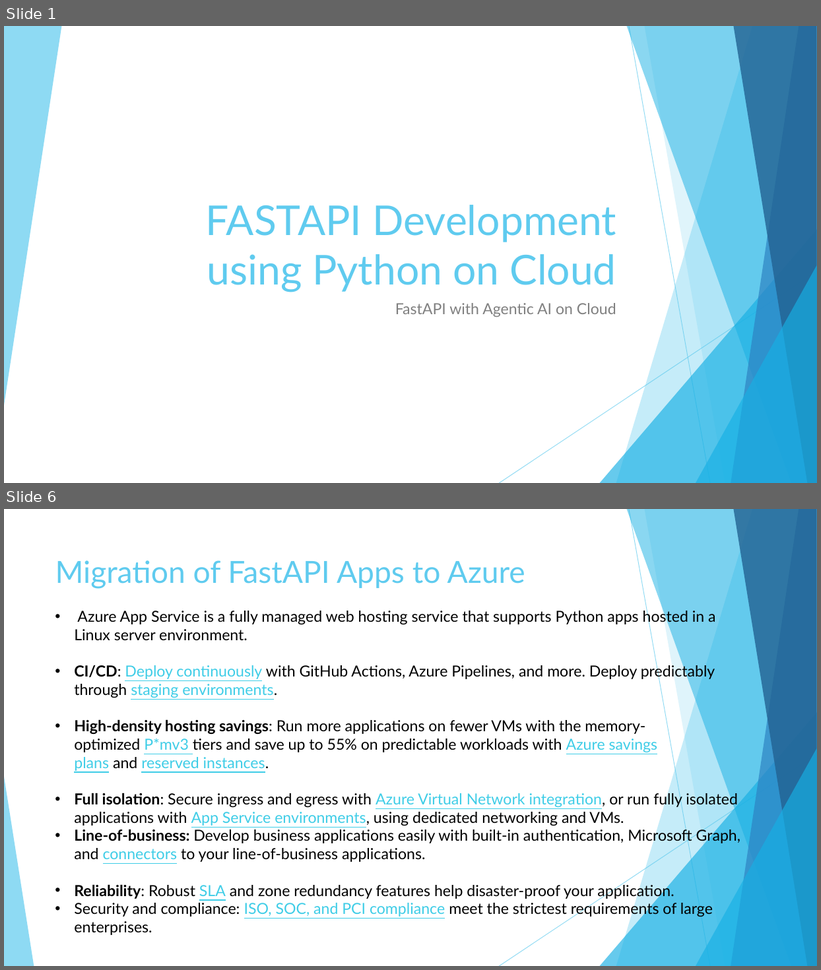
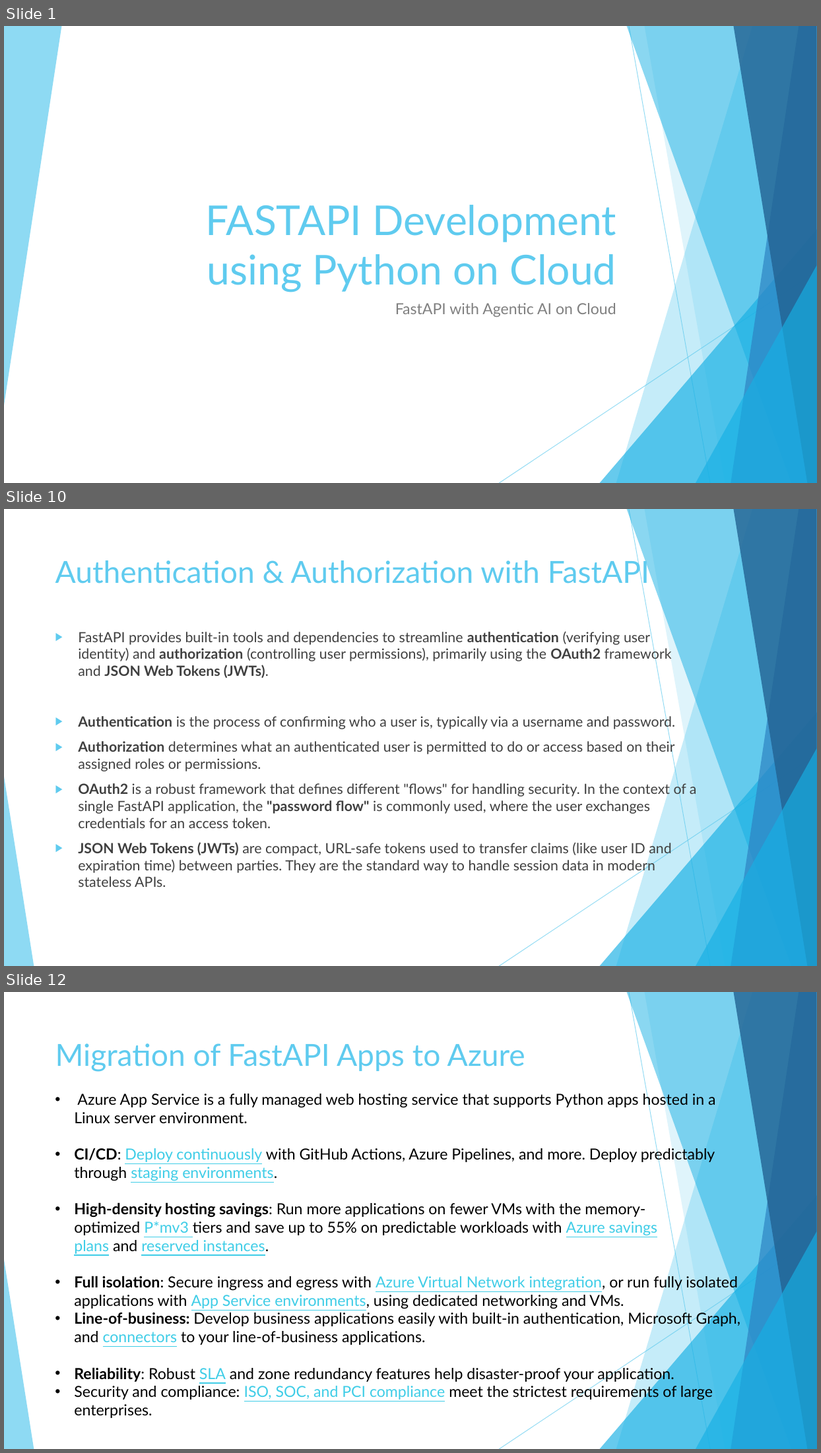
Before and after one commit to imcuteani/FastAPI-PythonAI-Development, a slide deck: Slides/Day-3/FASTAPI Development using Python on Cloud-Day3.pptx. Shown one above the other, each under a label of ours: slides 1 and 6 before the commit, slides 1, 10 and 12 after it; the slides between them are not shown. The pictures are 821x970 and 821x1453 pixels, drawn with LibreOffice and Linux fonts; fonts in the diff are those of the drawing. Boxes give left, top, right and bottom in pixels: in the first picture for what was removed or moved away, otherwise in the second. Text is boxed around its words. In the diff, an @@ line names an element or a change of style, - is before the commit and + after.

```diff
--- a/Slides/Day-3/FASTAPI Development using Python on Cloud-Day3.pptx
+++ b/Slides/Day-3/FASTAPI Development using Python on Cloud-Day3.pptx
@@ slide 10 added at (x1=4, y1=509, x2=817, y2=966), background #FFFFFF; not listed: 10 template elements that a slide beside it also shows @@
@@ title added at (x1=55, y1=557, x2=649, y2=589), 36 pt, text #5FCBEF @@
+Authentication & Authorization with FastAPI
@@ text added at (x1=78, y1=631, x2=697, y2=887), 16.6 pt, text #404040 @@
+▶ FastAPI provides built-in tools and dependencies to streamline authentication (verifying user identity) and authorization (controlling user permissions), primarily using the OAuth2 framework and JSON Web Tokens (JWTs).
+▶ Authentication is the process of confirming who a user is, typically via a username and password.
+▶ Authorization determines what an authenticated user is permitted to do or access based on their assigned roles or permissions.
+▶ OAuth2 is a robust framework that defines different "flows" for handling security. In the context of a single FastAPI application, the "password flow" is commonly used, where the user exchanges credentials for an access token.
+▶ JSON Web Tokens (JWTs) are compact, URL-safe tokens used to transfer claims (like user ID and expiration time) between parties. They are the standard way to handle session data in modern stateless APIs.
@@ what was slide 6 is now slide 12 @@
```
Also in this commit, not shown: 3 slides changed, 11 other slides added, 8 other files.
